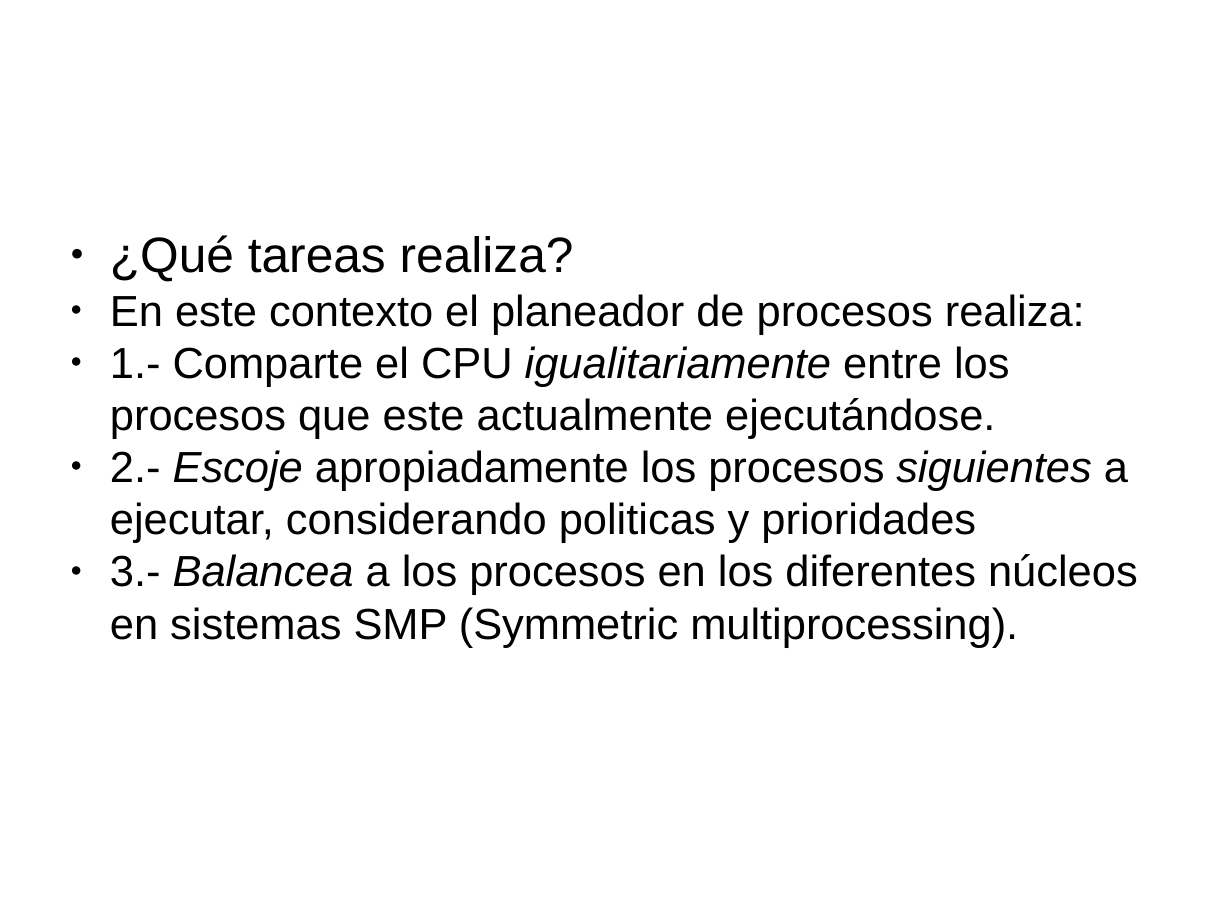
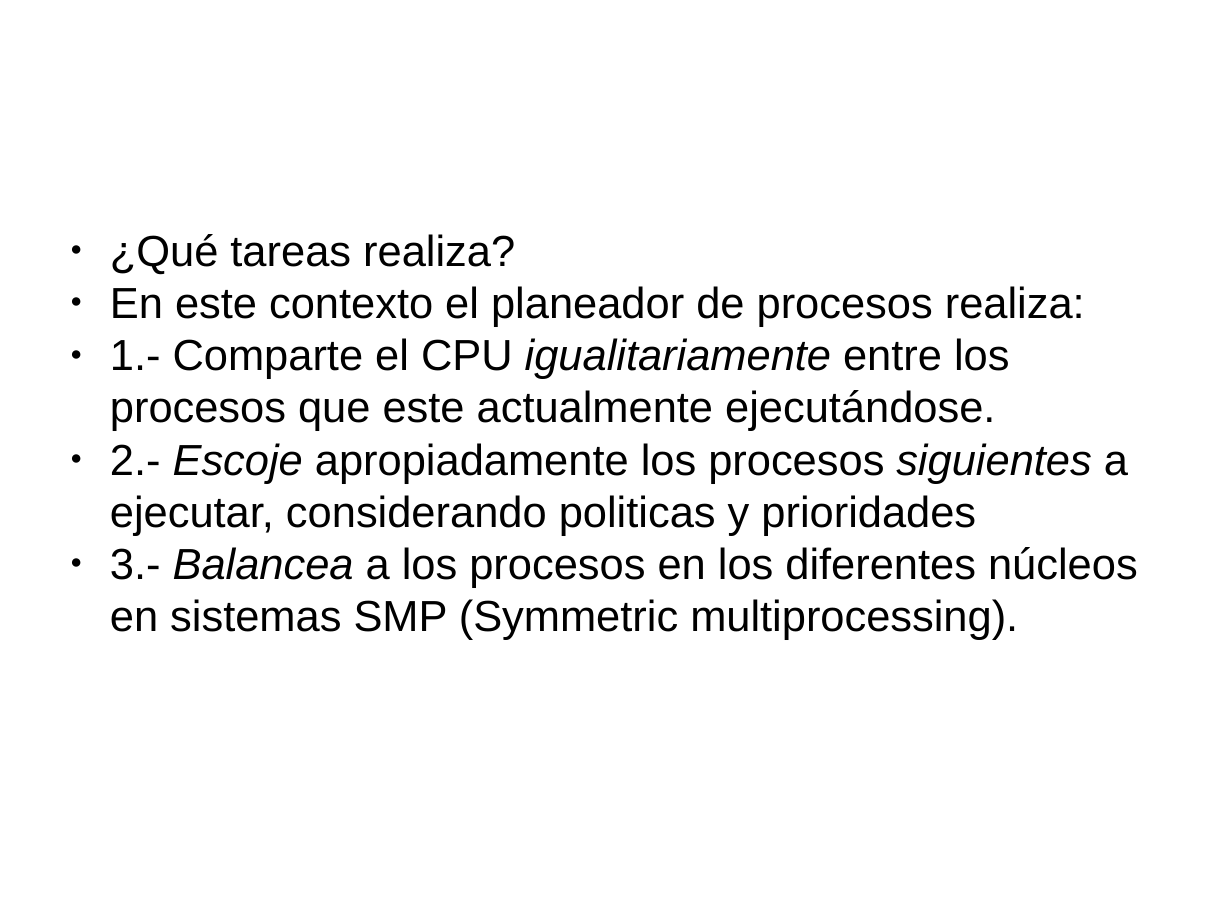
Before and after one commit to gwolf/clase-sistop-2017-01, a slide deck: slide 5 of exposiciones/planificadorCFS/planificadorCFS.pptx (slide 4 before the commit). Drawn at 1232x924 pixels with LibreOffice and Linux fonts; fonts in the diff are those of the drawing; background and template pictures are left out. Boxes give left, top, right and bottom in pixels: in the first picture for what was removed or moved away, otherwise in the second. Text is boxed around its words. In the diff, an @@ line names an element or a change of style, - is before the commit and + after.

```diff
--- a/exposiciones/planificadorCFS/planificadorCFS.pptx
+++ b/exposiciones/planificadorCFS/planificadorCFS.pptx
@@ text at <box>110,234,515,275</box>: size 32 to 28 pt in "¿Qué tareas realiza?" @@
```
Also in this commit, not shown: 2 other slides changed, 5 slides added, 1 slide removed.
